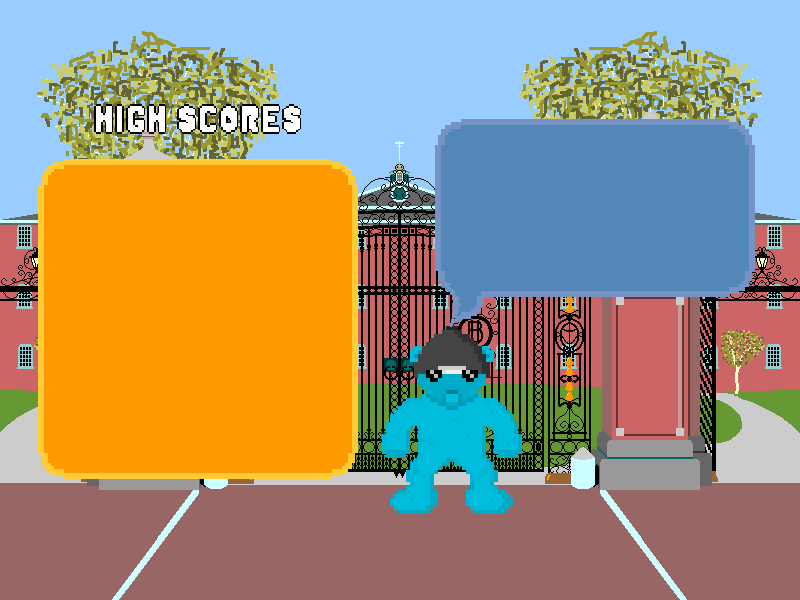
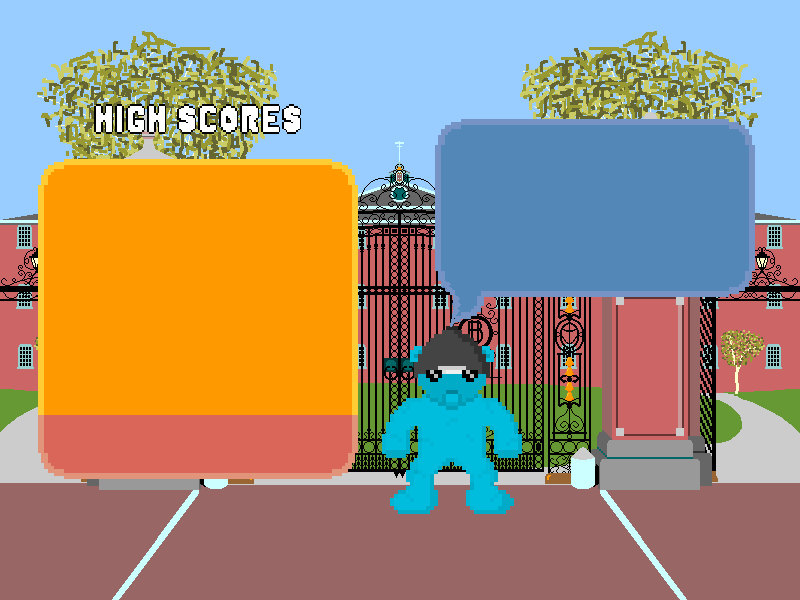
The second 800 x 600 image is a revision of the first. Changes to its layers:
added layer "Layer 4" above "Layer 1" over [38,415,358,479]
